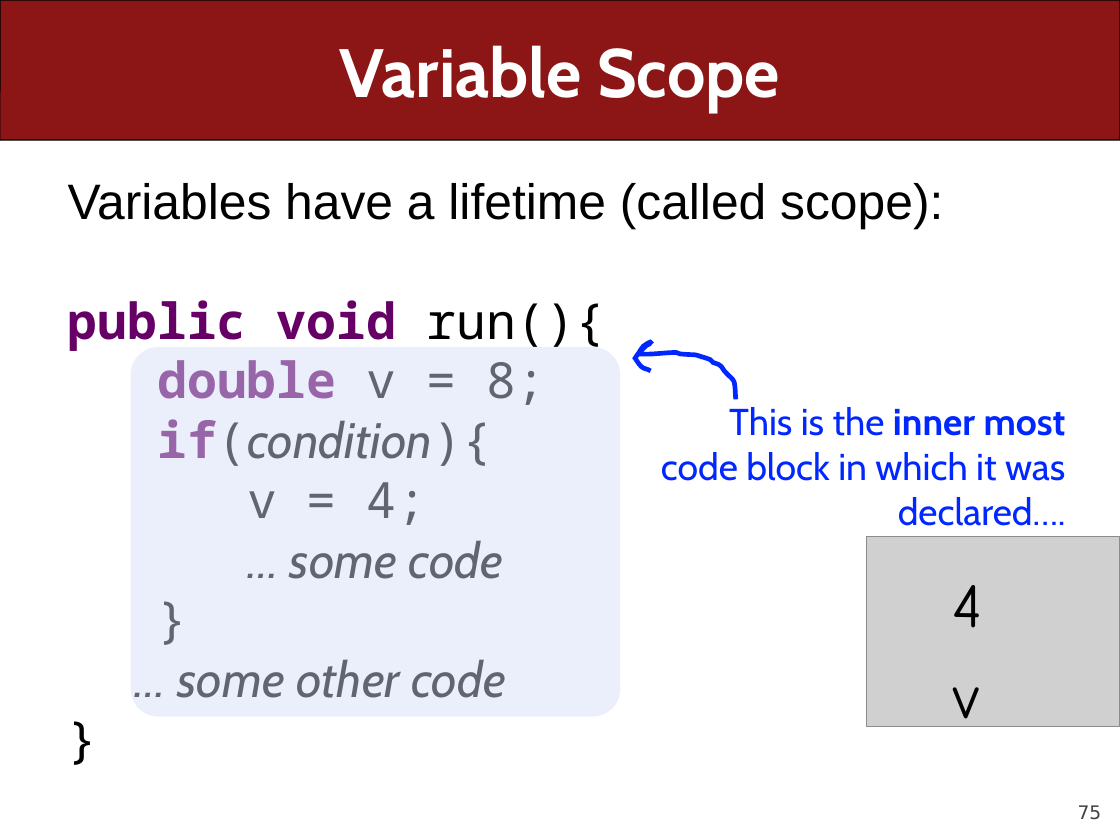
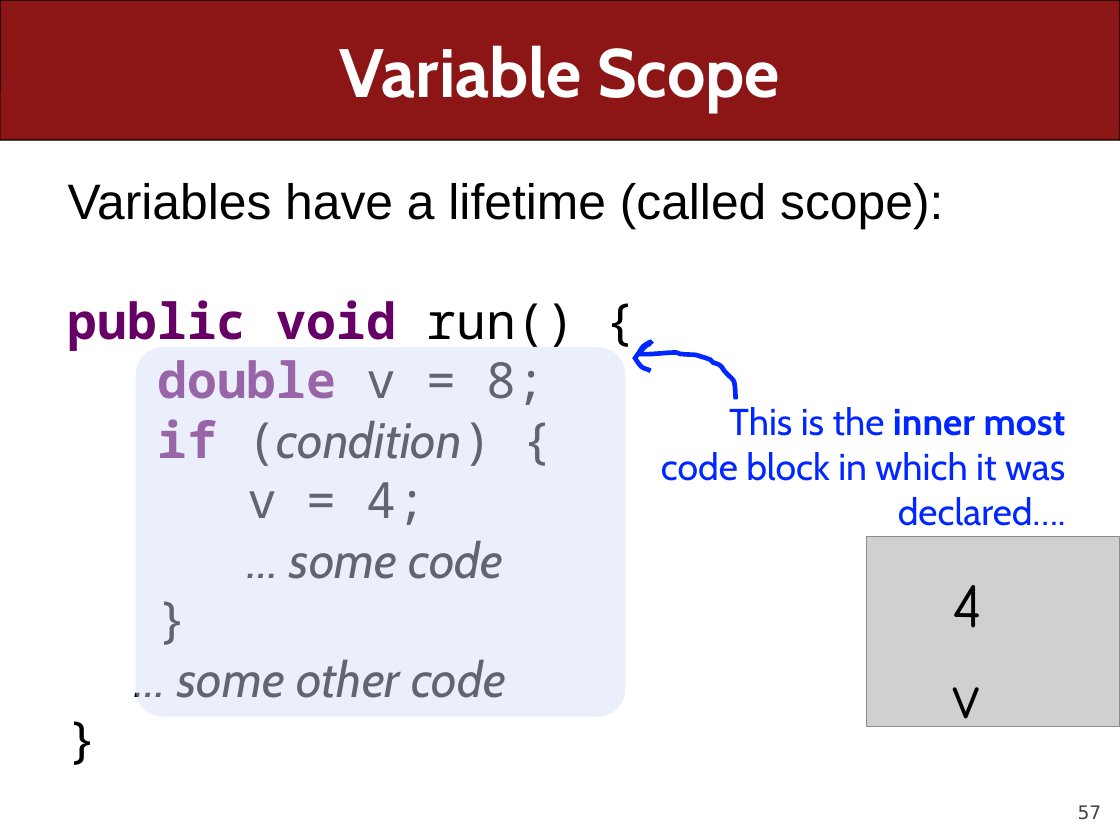
Before and after one commit to ckincaid17/cs106a-summer-2018, a slide deck: slide 57 of WWW/lectures/Lecture6/Lecture6.pptx (slide 75 before the commit). Drawn at 1120x840 pixels with LibreOffice and Linux fonts; fonts in the diff are those of the drawing; grey boxes stand for pictures. Boxes give left, top, right and bottom in pixels: in the first picture for what was removed or moved away, otherwise in the second. Text is boxed around its words. In the diff, an @@ line names an element or a change of style, - is before the commit and + after.

```diff
--- a/WWW/lectures/Lecture6/Lecture6.pptx
+++ b/WWW/lectures/Lecture6/Lecture6.pptx
@@ text at (68, 300, 575, 351): spaces changed @@
-public void run(){
+public void run() {
@@ rounded rectangle: place and size @@
-rounded rectangle at (131, 347, 620, 717)
+rounded rectangle at (136, 347, 625, 717)
@@ text at (157, 419, 492, 466): spaces changed @@
-if(condition){
+if (condition) {
@@ page number at (1078, 805, 1102, 820): text changed @@
-75
+57
```
Also in this commit, not shown: 41 other slides changed, 7 slides added, 20 slides removed, 1 other file.
